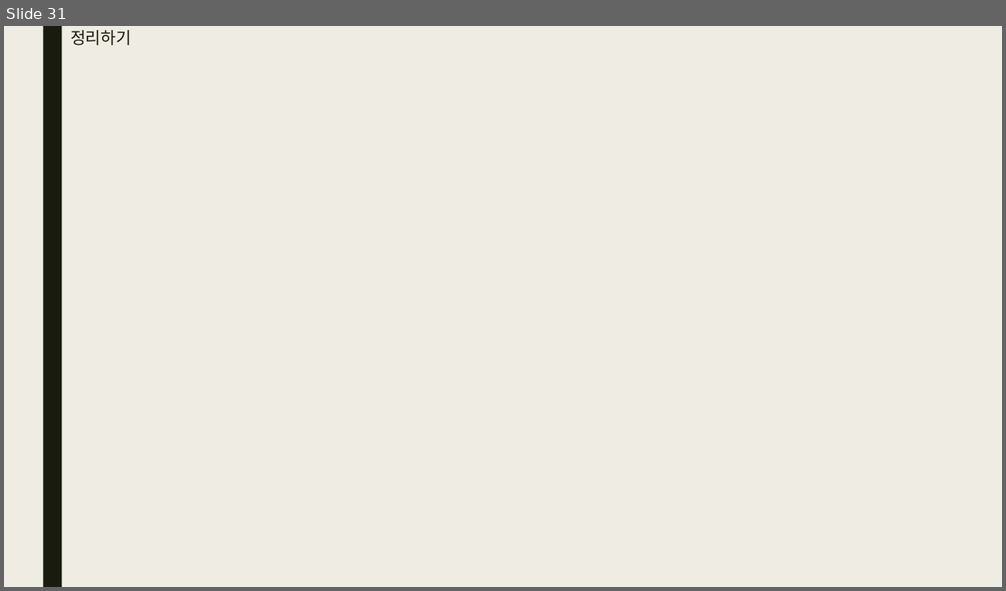
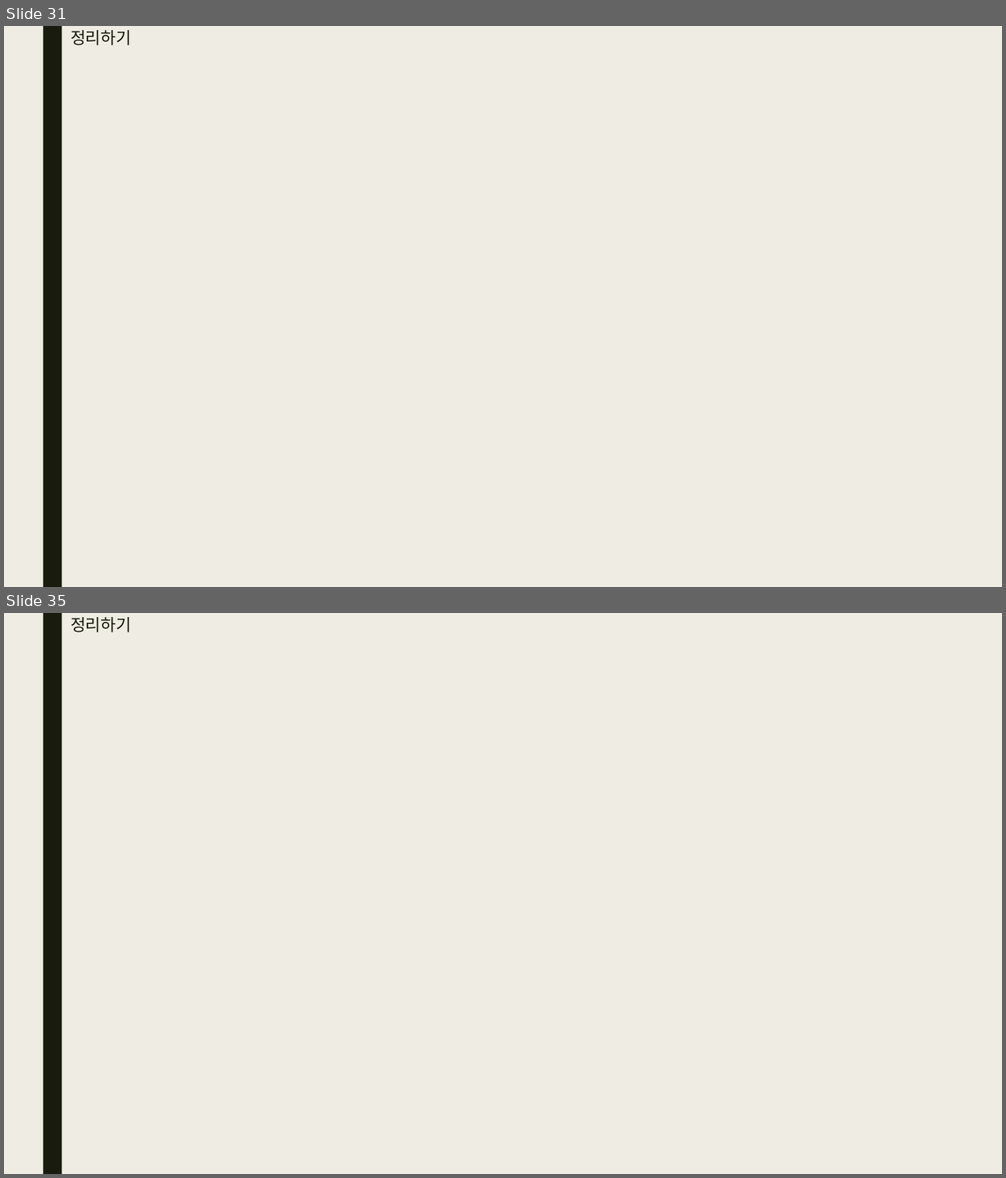
Before and after one commit to bino0130/politec-frontend, a slide deck: 기업업무 과제/기업업무 2강 과제(css) 남정현.pptx. Shown one above the other, each under a label of ours: slide 31 before the commit, slides 31 and 35 after it; the slides between them are not shown. The pictures are 1006x591 and 1006x1178 pixels, drawn with LibreOffice and Linux fonts; fonts in the diff are those of the drawing. Boxes give left, top, right and bottom in pixels: in the first picture for what was removed or moved away, otherwise in the second. Text is boxed around its words. In the diff, an @@ line names an element or a change of style, - is before the commit and + after.

```diff
--- a/기업업무 과제/기업업무 2강 과제(css) 남정현.pptx
+++ b/기업업무 과제/기업업무 2강 과제(css) 남정현.pptx
@@ slide 35 added at (4, 613, 1002, 1174), background #EFEDE3; not listed: 1 template element that a slide beside it also shows @@
@@ title added at (70, 617, 131, 632), 16 pt, text #191B0E @@
+정리하기
```
Also in this commit, not shown: 6 other slides added.
